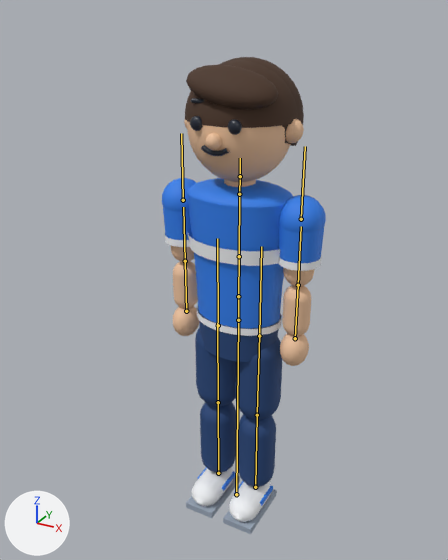
The glTF model assets/models/human-character.glb: old version first, new version second.
Rendered twice from a camera (50 mm lens) standing at (1.08, -2.08, 2.16) and looking at (-0.1, 0.05, 1.1). Lighting does not change. The marker at lower left points along +X, +Y and +Z. The picture after the commit comes second. The bones that bend it are drawn over the model as lines.

In view in the first picture: 'Body_accent', 'Body_hair', 'Body_pants', 'Body_shirt', 'Body_shoes', 'Body_skin', 'Body_sole', 'Face'.
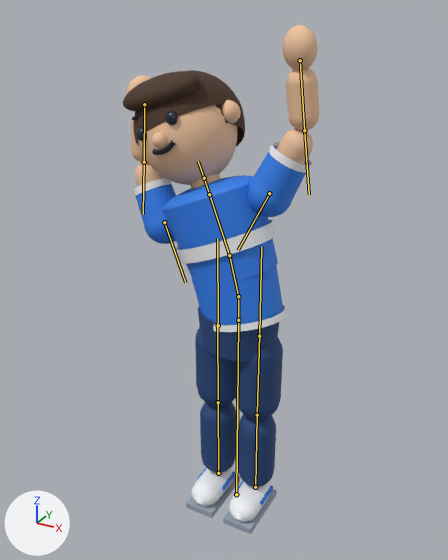
The newer file adds an action. The first version stands in its rest pose; the second is drawn at frame 41 of the action 'StandStretch'.

Location of each change, (x1, y1, x2, y2) in pixels of the pictures (448 x 560 px):
'Body_shirt', posed (10% taller): before (162, 178, 326, 506); after (136, 146, 309, 506)
'Body_skin', posed (34% wider, 34% shorter): before (171, 119, 314, 366); after (127, 25, 319, 188)
'Body_hair', posed: before (185, 57, 304, 146); after (123, 70, 245, 146)
'Body_accent', posed: before (165, 234, 321, 336); after (133, 142, 312, 332)
'Face', posed: before (190, 98, 242, 156); after (132, 111, 178, 155)
bone 'Spine', root to tip: before (238, 296) to (239, 256); after (238, 296) to (229, 255)
bone 'Chest', root to tip: before (239, 256) to (239, 194); after (229, 255) to (209, 194)
bone 'Head', root to tip: before (240, 176) to (240, 158); after (204, 178) to (198, 161)
bone 'UpperArm_L', root to tip: before (301, 219) to (305, 146); after (269, 193) to (238, 250)
bone 'LowerArm_L', root to tip: before (298, 285) to (301, 226); after (304, 130) to (309, 194)
bone 'UpperArm_R', root to tip: before (183, 200) to (181, 133); after (164, 222) to (185, 282)
bone 'LowerArm_R', root to tip: before (185, 261) to (183, 207); after (144, 162) to (143, 214)

What changed in the scene script:
```text
Change bone_spine:
    where bone_spine = bpy.data.objects['AquaMate'].pose.bones['Spine']  # child of 'Hips'
    bone_spine.rotation_quaternion: (1.0, 0.0, 0.0, 0.0) -> (0.991, -0.015, 0.002, 0.129)  # degrees (0, 0, 0) -> degrees (-2, 0, 15)
Change bone_chest:
    where bone_chest = bpy.data.objects['AquaMate'].pose.bones['Chest']  # child of 'Spine'
    bone_chest.rotation_quaternion: (1.0, 0.0, 0.0, 0.0) -> (0.998, 0.0, 0.0, 0.06)  # degrees (0, 0, 0) -> degrees (0, 0, 7)
Change bone_head:
    where bone_head = bpy.data.objects['AquaMate'].pose.bones['Head']  # child of 'Neck'
    bone_head.rotation_quaternion: (1.0, 0.0, 0.0, 0.0) -> (0.998, -0.05, 0.002, 0.05)  # degrees (0, 0, 0) -> degrees (-6, 1, 6)
Change bone_upperarm_l:
    where bone_upperarm_l = bpy.data.objects['AquaMate'].pose.bones['UpperArm_L']  # child of 'Chest'
    bone_upperarm_l.rotation_quaternion: (1.0, 0.0, 0.0, 0.0) -> (0.398, 0.25, -0.062, 0.88)  # degrees (0, 0, 0) -> degrees (6, -29, 130)
Change bone_lowerarm_l:
    where bone_lowerarm_l = bpy.data.objects['AquaMate'].pose.bones['LowerArm_L']  # child of 'UpperArm_L'
    bone_lowerarm_l.rotation_quaternion: (1.0, 0.0, 0.0, 0.0) -> (0.948, 0.107, -0.143, 0.265)  # degrees (0, 0, 0) -> degrees (8, -19, 30)
Change bone_upperarm_r:
    where bone_upperarm_r = bpy.data.objects['AquaMate'].pose.bones['UpperArm_R']  # child of 'Chest'
    bone_upperarm_r.rotation_quaternion: (1.0, 0.0, 0.0, 0.0) -> (0.044, 0.256, -0.035, -0.965)  # degrees (0, 0, 0) -> degrees (6, 29, -173)
Change bone_lowerarm_r:
    where bone_lowerarm_r = bpy.data.objects['AquaMate'].pose.bones['LowerArm_R']  # child of 'UpperArm_R'
    bone_lowerarm_r.rotation_quaternion: (1.0, 0.0, 0.0, 0.0) -> (0.948, 0.107, 0.143, -0.265)  # degrees (0, 0, 0) -> degrees (8, 19, -30)
```
